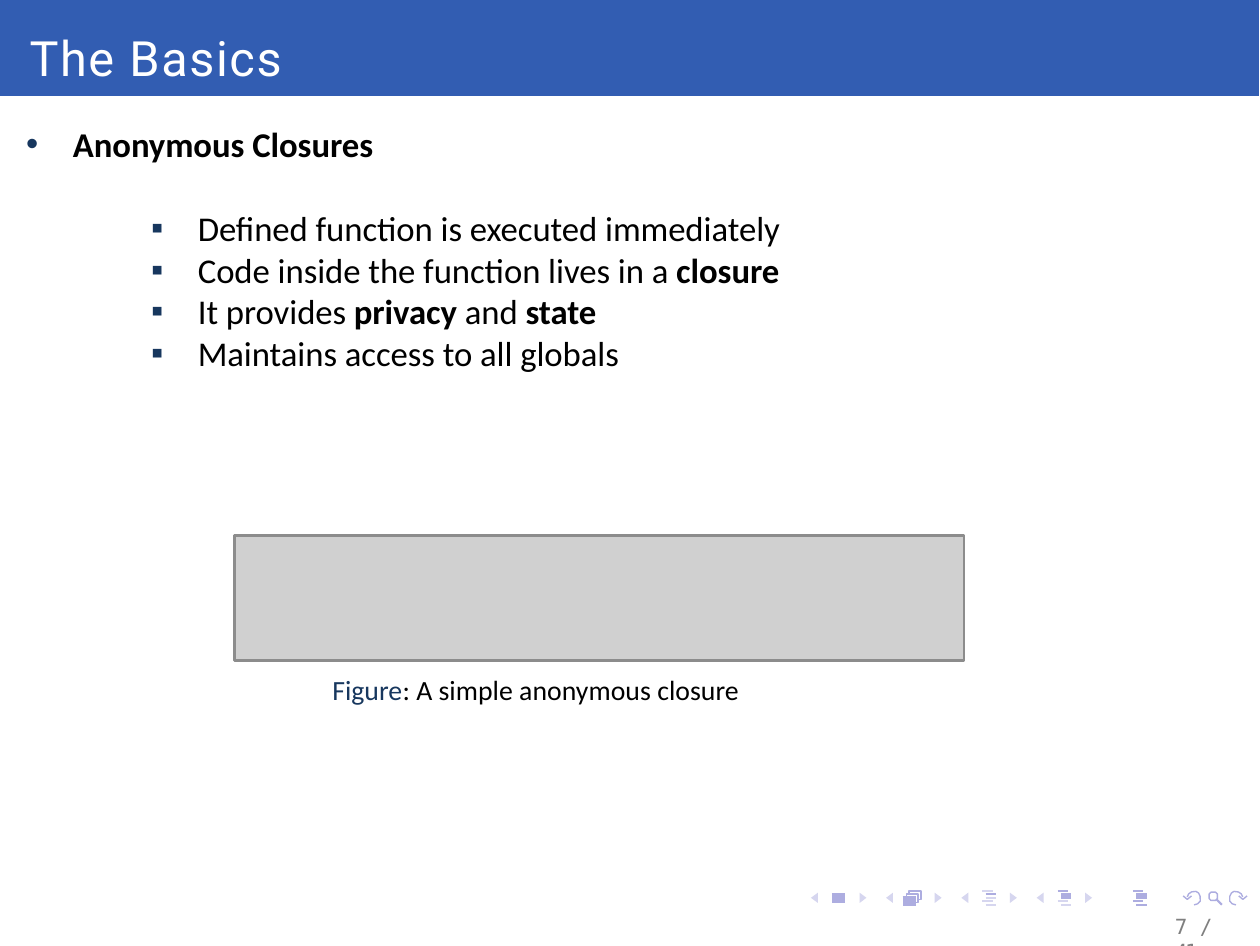
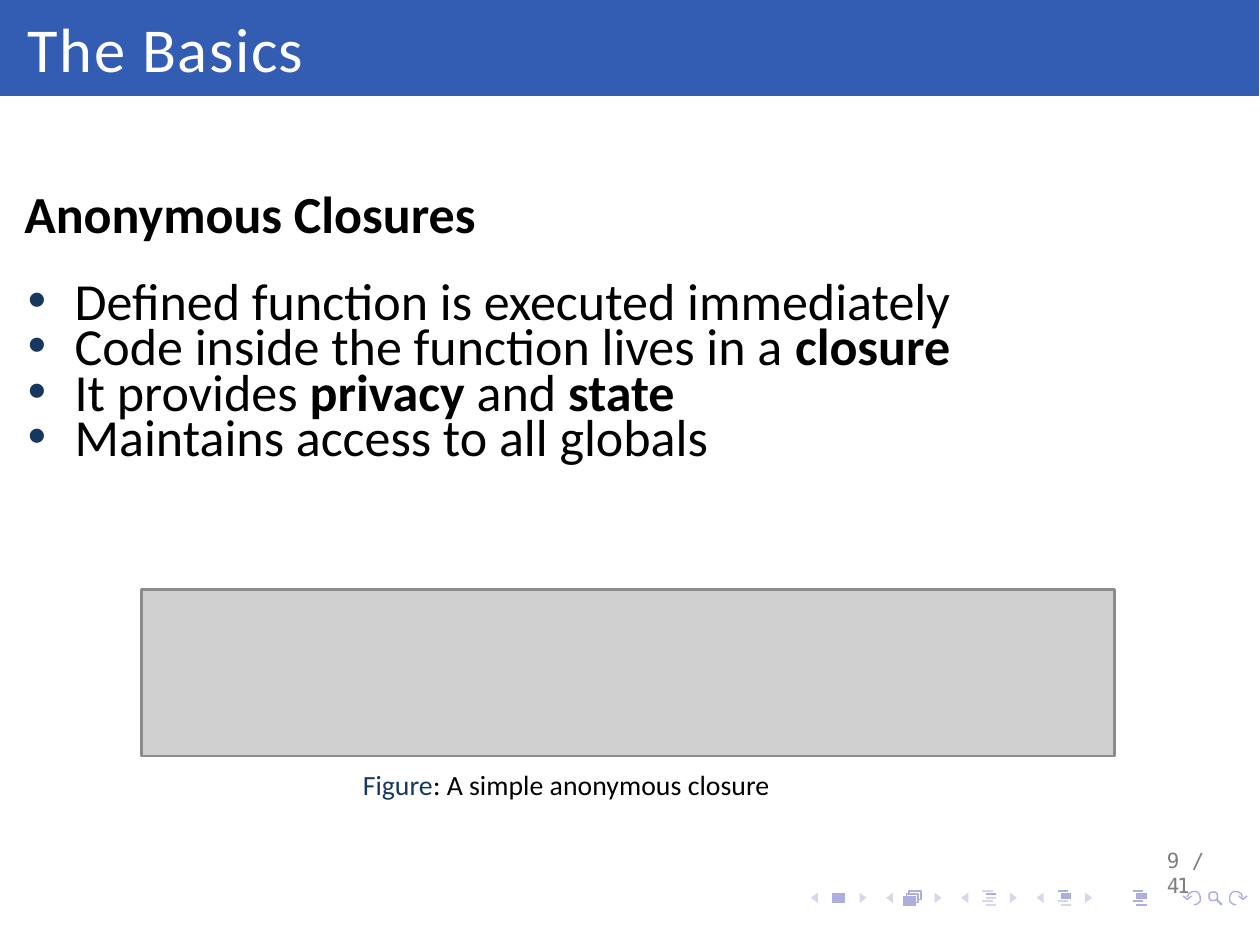
Before and after one commit to daFischer/Javascript-Seminar, a slide deck: slide 9 of Module Pattern - 2 version.pptx (slide 7 before the commit). Drawn at 1260x946 pixels with LibreOffice and Linux fonts; fonts in the diff are those of the drawing; grey boxes stand for pictures; background and template pictures are left out. Boxes give left, top, right and bottom in pixels: in the first picture for what was removed or moved away, otherwise in the second. Text is boxed around its words. In the diff, an @@ line names an element or a change of style, - is before the commit and + after.

Commit message:
Changed the font size and added pictures

```diff
--- a/Module Pattern - 2 version.pptx
+++ b/Module Pattern - 2 version.pptx
@@ title "The Basics": place and size @@
-title "The Basics" at <box>30,39,281,77</box>
+title "The Basics" at <box>28,28,303,73</box>
@@ title "The Basics" at <box>28,28,303,73</box>: size 14 to 18 pt, font Roboto to Calibri @@
@@ text "Anonymous Closures": place and size @@
-text "Anonymous Closures" at <box>73,132,780,372</box>
+text "Anonymous Closures" at <box>24,196,950,465</box>
@@ text "Anonymous Closures" at <box>24,196,950,465</box>: size 10 to 15 pt; bullet • to none; bullet ▪ to •; list level 2 to 1 in "Defined function is executed immediately"; line spacing 1 to 13.1pt; list level 2 to 1 in "Code inside the function lives ..."; list level 2 to 1 in "It provides privacy and state"; list level 2 to 1 in "Maintains access to all globals" @@
@@ picture: place and size @@
-picture at <box>235,535,965,660</box>
+picture at <box>142,590,1115,758</box>
@@ text "Figure: A simple anonymous closure": place and size @@
-text "Figure: A simple anonymous closure" at <box>332,680,738,705</box>
+text "Figure: A simple anonymous closure" at <box>363,775,769,800</box>
@@ page number at <box>1167,852,1190,898</box>: text changed @@
-7 / 41
+9 / 41
```
Also in this commit, not shown: 9 other slides changed, 3 slides added.
